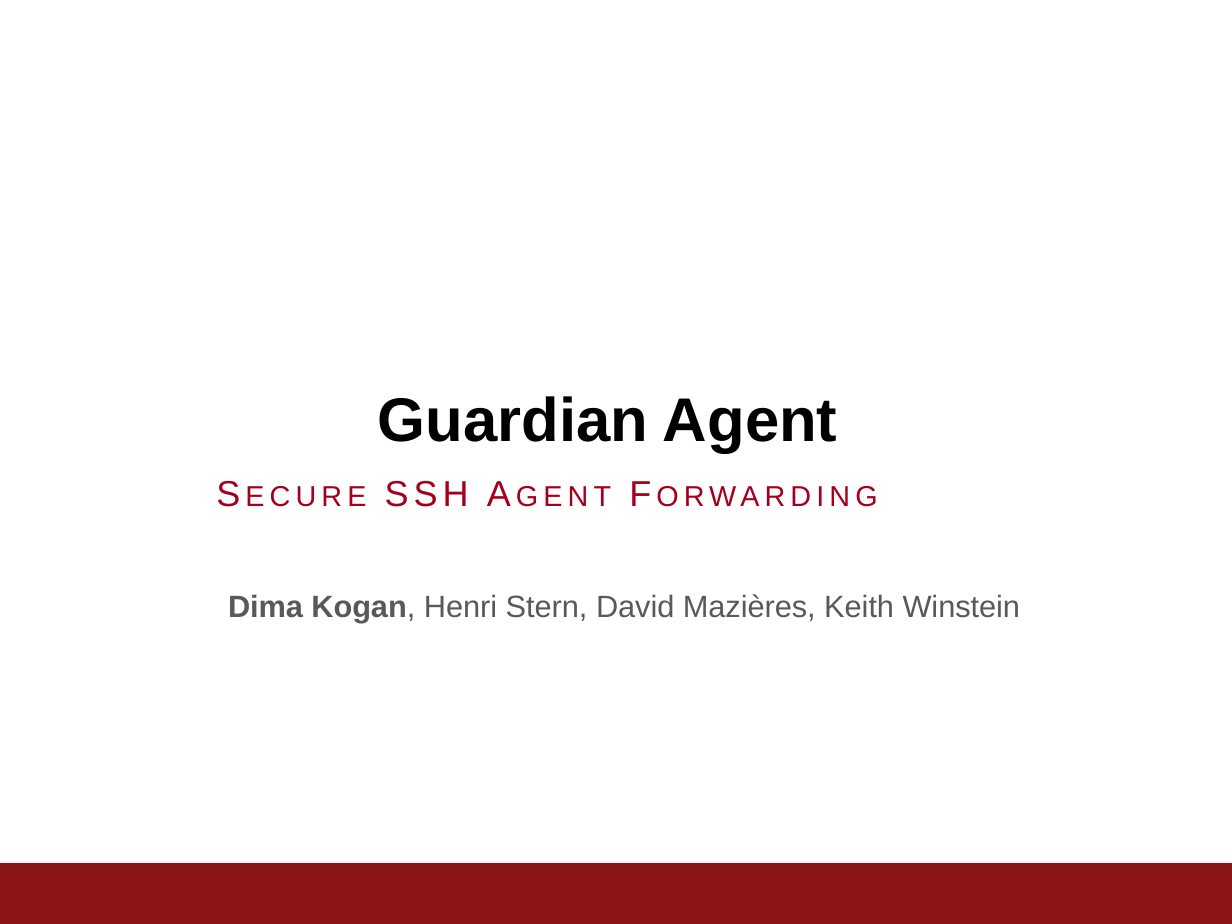
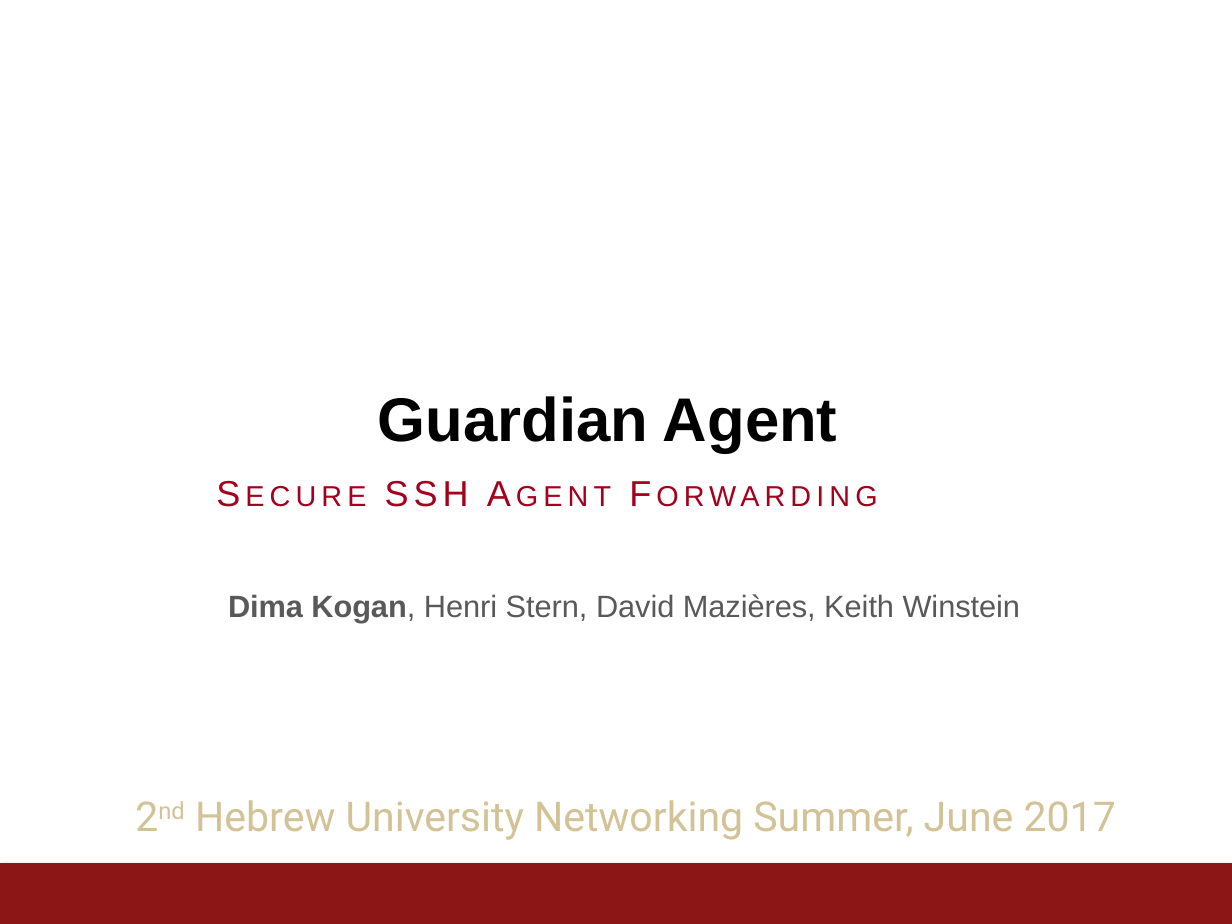
Before and after one commit to StanfordSNR/guardian-agent, a slide deck: slide 1 of slides/201706 HUJI.pptx. Drawn at 1232x924 pixels with LibreOffice and Linux fonts; fonts in the diff are those of the drawing; background and template pictures are left out. Boxes give left, top, right and bottom in pixels: in the first picture for what was removed or moved away, otherwise in the second. Text is boxed around its words. In the diff, an @@ line names an element or a change of style, - is before the commit and + after.

```diff
--- a/slides/201706 HUJI.pptx
+++ b/slides/201706 HUJI.pptx
@@ text added at (x1=195, y1=800, x2=1116, y2=840), 18 pt, text #D2C295 @@
+2nd Hebrew University Networking Summer, June 2017
```
Also in this commit, not shown: 3 other slides changed, 1 other file.
